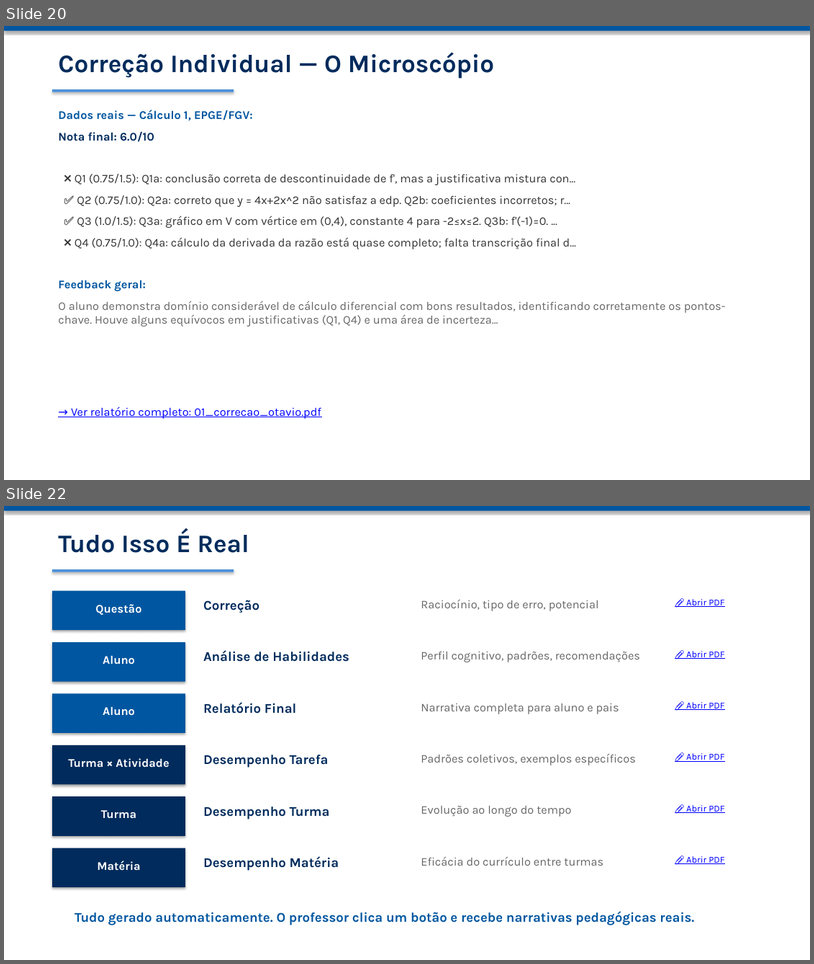
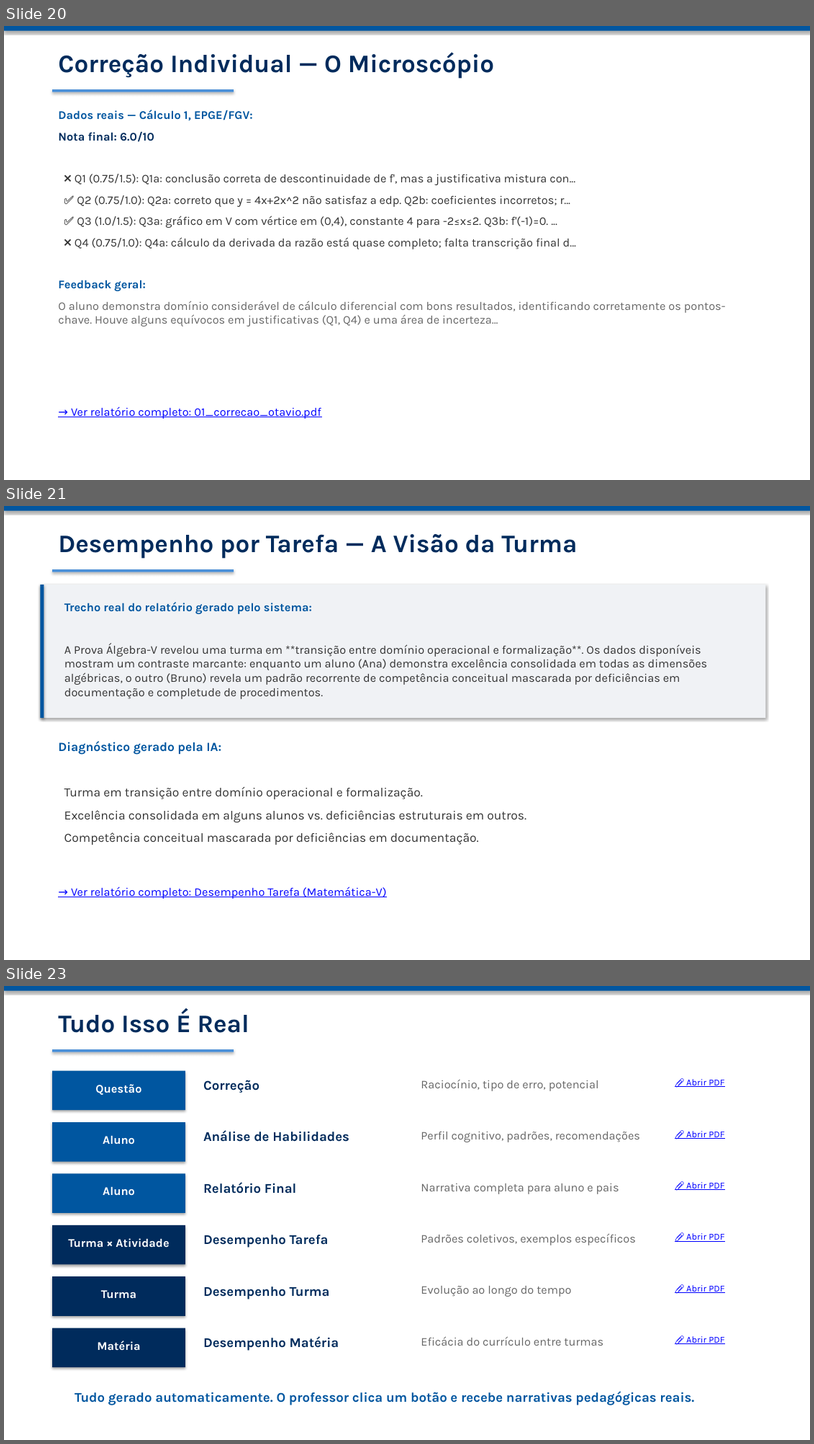
Before and after one commit to OttoBoop/novo-cr-presentation, a slide deck: NOVO_CR_Apresentacao_v3.pptx. Shown one above the other, each under a label of ours: slides 20 and 22 before the commit, slides 20, 21 and 23 after it; the slides between them are not shown. The pictures are 814x964 and 814x1444 pixels, drawn with LibreOffice and Linux fonts; fonts in the diff are those of the drawing. Boxes give left, top, right and bottom in pixels: in the first picture for what was removed or moved away, otherwise in the second. Text is boxed around its words. In the diff, an @@ line names an element or a change of style, - is before the commit and + after.

```diff
--- a/NOVO_CR_Apresentacao_v3.pptx
+++ b/NOVO_CR_Apresentacao_v3.pptx
@@ slide 21 added at (x1=4, y1=506, x2=810, y2=960), background #FFFFFF @@
@@ rectangle added at (x1=4, y1=506, x2=810, y2=511), fill #0056A0 @@
@@ text added at (x1=58, y1=534, x2=577, y2=559), 30 pt, text #002B5C, bold @@
+Desempenho por Tarefa — A Visão da Turma
@@ rectangle added at (x1=52, y1=569, x2=234, y2=572), fill #4A90D9 @@
@@ rectangle added at (x1=40, y1=584, x2=766, y2=718), fill #F0F2F5 @@
@@ rectangle added at (x1=40, y1=584, x2=44, y2=718), fill #0056A0 @@
@@ text added at (x1=64, y1=602, x2=708, y2=699), 14 pt, text #333333 @@
+Trecho real do relatório gerado pelo sistema:
+A Prova Álgebra-V revelou uma turma em **transição entre domínio operacional e formalização**. Os dados disponíveis mostram um contraste marcante: enquanto um aluno (Ana) demonstra excelência consolidada em todas as dimensões algébricas, o outro (Bruno) revela um padrão recorrente de competência conceitual mascarada por deficiências em documentação e completude de procedimentos.
@@ text added at (x1=58, y1=741, x2=527, y2=844), 15 pt, text #333333 @@
+Diagnóstico gerado pela IA:
+Turma em transição entre domínio operacional e formalização.
+Excelência consolidada em alguns alunos vs. deficiências estruturais em outros.
+Competência conceitual mascarada por deficiências em documentação.
@@ text added at (x1=71, y1=886, x2=387, y2=898), 14 pt, text #0000FF, underline @@
+→ Ver relatório completo: Desempenho Tarefa (Matemática-V)
@@ what was slide 22 is now slide 23 @@
```
Also in this commit, not shown: 1 other slide added, 1 slide removed, 7 other files.
